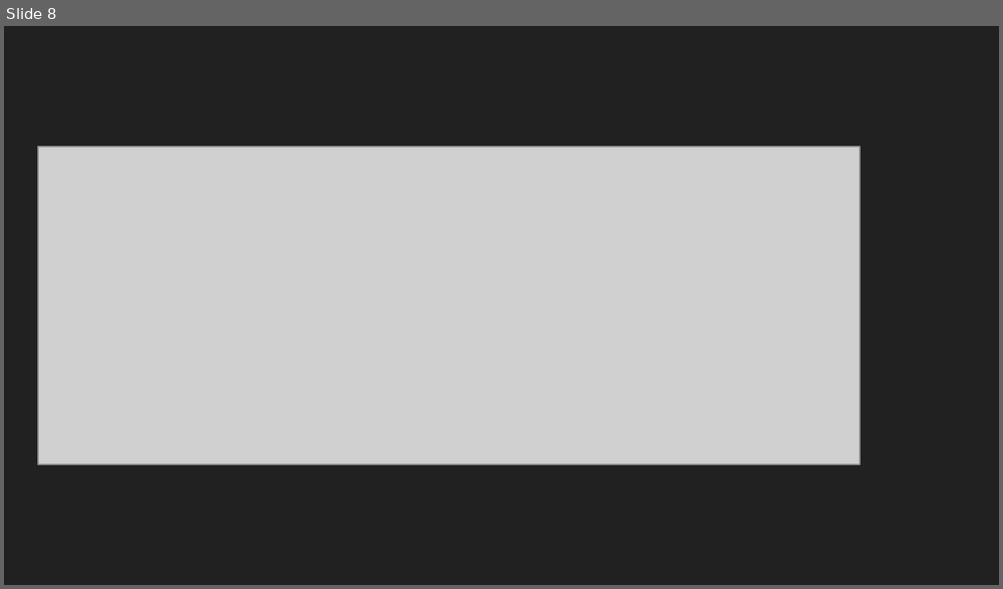
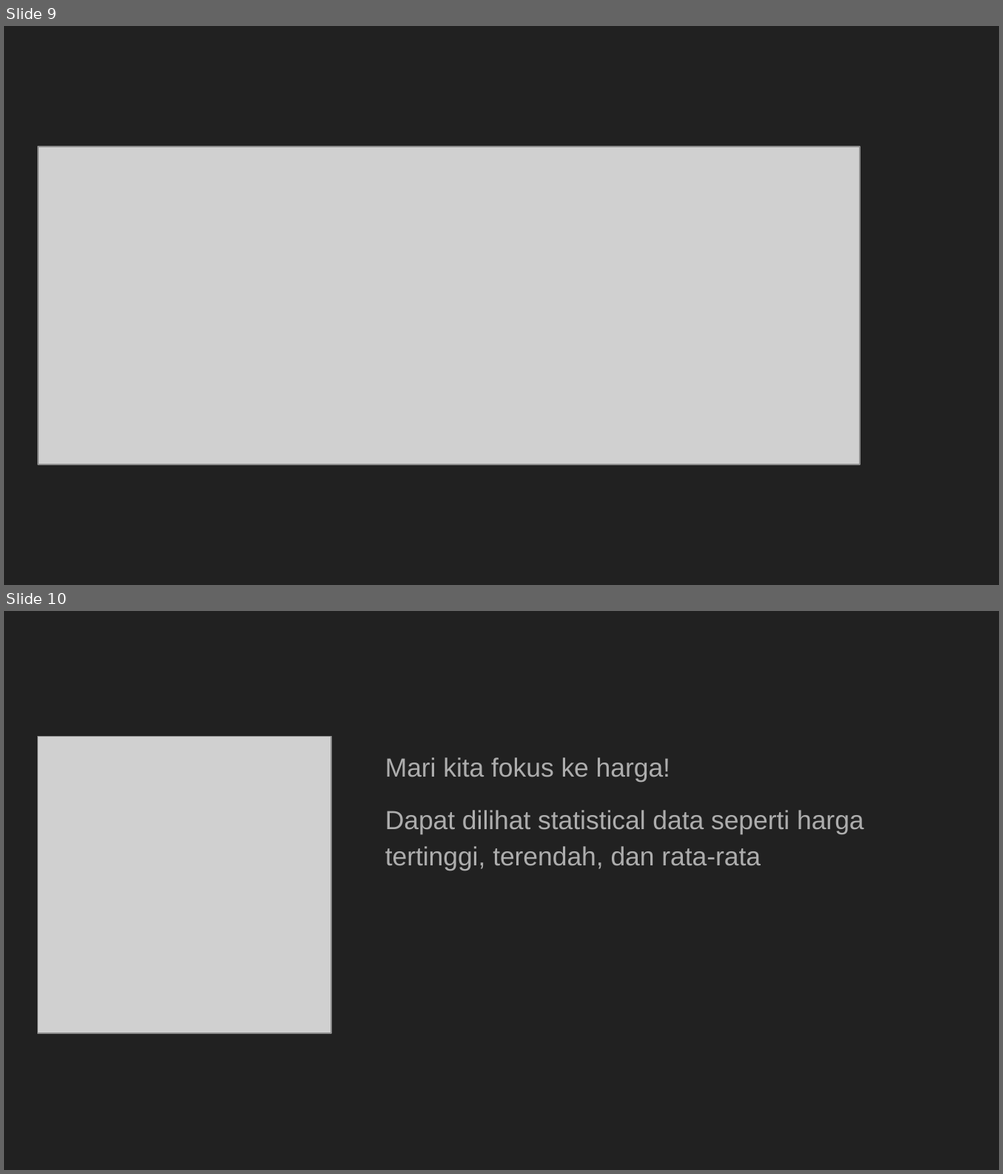
Before and after one commit to javanese-programmer/intemediate-python-b6, a slide deck: Final Project/Final Project - Intermediate Python AI Mentorship.pptx. Shown one above the other, each under a label of ours: slide 8 before the commit, slides 9 and 10 after it. The pictures are 1003x589 and 1003x1174 pixels, drawn with LibreOffice and Linux fonts; fonts in the diff are those of the drawing; grey boxes stand for pictures. Boxes give left, top, right and bottom in pixels: in the first picture for what was removed or moved away, otherwise in the second. Text is boxed around its words. In the diff, an @@ line names an element or a change of style, - is before the commit and + after.

```diff
--- a/Final Project/Final Project - Intermediate Python AI Mentorship.pptx
+++ b/Final Project/Final Project - Intermediate Python AI Mentorship.pptx
@@ slide 10 added at [4,611,999,1170], background #212121 @@
@@ picture added at [38,736,331,1034] @@
@@ text added at [385,758,864,871], 19 pt, text #ADADAD @@
+Mari kita fokus ke harga!
+Dapat dilihat statistical data seperti harga tertinggi, terendah, dan rata-rata
@@ what was slide 8 is now slide 9 @@
```
Also in this commit, not shown: 6 slides changed, 7 other slides added, 2 slides removed, 1 other file.
